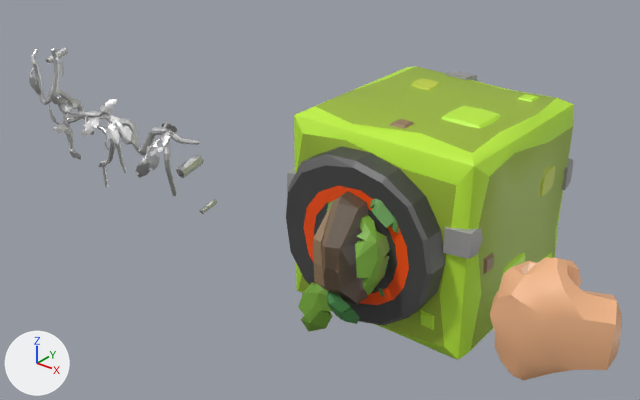
Renders of the Blender file VR/VR_SteamPunk/SP Grab Handle.blend from each side of a commit.
Rendered twice from a camera (50 mm lens) standing at (4.99, -7.73, 2.85) and looking at (-0.07, -1.41, -1.07). The axes (+X, +Y, +Z) are drawn at lower left. The lights are the same throughout. The picture after the commit comes second.

The scene before the commit, as lines of its bpy script (objects in view):
```python
me_cube_084 = bpy.data.meshes.new('Cube.084')
me_cube_084.from_pydata(...)  # 95 vertices, 82 faces; spans x 0.0..1.93, y -1.93..0.07, z -0.14..0.12
me_cube_084.polygons.foreach_set('use_smooth', [True] * 82)
me_cube_084.materials.append(mat_material_003)  # picture img_tex_coloratlas_01_001
me_cylinder_004 = bpy.data.meshes.new('Cylinder.004')
me_cylinder_004.from_pydata(...)  # 80 vertices, 97 faces; spans x -0.8..0.81, y -0.32..0.0, z -0.81..0.81
me_cylinder_004.materials.append(mat_material_003)  # picture img_tex_coloratlas_01_001
me_ea01_env_fence_rock_01f_017 = bpy.data.meshes.new('EA01_Env_Fence_Rock_01f.017')
me_ea01_env_fence_rock_01f_017.from_pydata(...)  # 1292 vertices, 2019 faces; spans x -0.94..1.34, y -0.35..0.35, z 0.02..1.57
me_ea01_env_fence_rock_01f_017.materials.append(mat_meadow_material_003)  # its picture is missing
ob_ea01_env_fence_wood_leafs_03b = bpy.data.objects.new('EA01_Env_Fence_Wood_Leafs_03b', me_ea01_env_fence_rock_01f_017)
ob_ea01_env_fence_wood_leafs_03b.location = (-2.384, -2.145, -1.398)
ob_ea_rotatingbase_01a = bpy.data.objects.new('EA_RotatingBase_01a', me_cylinder_004)
ob_ea_rotatingbase_01a.location = (0.913, -1.874, -0.931)
_m = ob_ea_rotatingbase_01a.modifiers.new('Decimate', 'DECIMATE')
ob_mesh_cube_green_01a_018 = bpy.data.objects.new('Mesh_Cube_Green_01a.018', me_cube_084)
ob_mesh_cube_green_01a_018.location = (0.0, 0.0, 0.0)
ob_mesh_cube_green_01a_018.scale = (0.976, 0.976, 0.976)
# also in view: 'EA_Hand' at (2.9, -2.35, -0.83); 'EA_GrabHandle_01a' at (0.88, -2.32, -1.14); 'Mesh_Cube_Green_01a.017' at (1.87, -0.91, -0.94); 'Mesh_Cube_Green_01a.014' at (0.97, -1.87, -0.94)
```
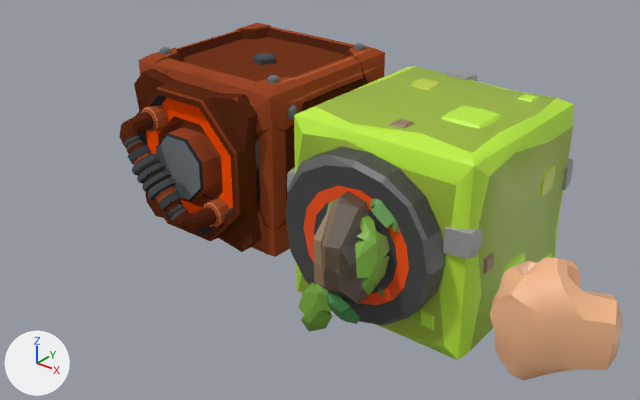
Location of each change, [x1, y1, x2, y2] in pixels of the pictures (640 x 400 px):
```json
{"object": "EA_SP_MainCube_Cute.001", "change": "added", "after": [139, 23, 385, 257], "on screen": "brown"}
{"object": "EA_SP_Mesh_Button_Base.004", "change": "added", "after": [134, 69, 262, 252], "on screen": "brown"}
{"object": "EA01_Env_Fence_Wood_Leafs_03b", "change": "deleted", "before": [29, 48, 217, 214]}
{"object": "EA_SP_Mesh_Button_Base.009", "change": "added", "after": [119, 105, 230, 232]}
```

Edits to the scene script, one JSON object a line:
```json
{"op": "add", "block": "img_tex_coloratlas_01_002", "code": ["img_tex_coloratlas_01_002 = load_image('tex_ColorAtlas_01.002', '_unpacked/tex_ColorAtlas_01.002', 128, 128, 'sRGB')"]}
{"op": "add", "block": "mat_material_008", "code": ["mat_material_008 = diffuse_material('Material.008')", "mat_material_008.texture = img_tex_coloratlas_01_002", "mat_material_008.roughness = 0.5"]}
{"op": "add", "block": "me_cube_055", "code": ["me_cube_055 = bpy.data.meshes.new('Cube.055')", "me_cube_055.from_pydata(...)  # 1193 vertices, 1202 faces; spans x -1.03..1.03, y -1.03..1.02, z -1.02..0.52", "me_cube_055.polygons.foreach_set('use_smooth', [True] * 1202)", "me_cube_055.materials.append(mat_material_008)  # picture img_tex_coloratlas_01_002"]}
{"op": "add", "block": "me_cube_049", "code": ["me_cube_049 = bpy.data.meshes.new('Cube.049')", "me_cube_049.from_pydata(...)  # 108 vertices, 95 faces; spans x -0.83..0.81, y -0.72..-0.34, z -0.87..0.81", "me_cube_049.materials.append(mat_material_008)  # picture img_tex_coloratlas_01_002"]}
{"op": "add", "block": "me_cube_056", "code": ["me_cube_056 = bpy.data.meshes.new('Cube.056')", "me_cube_056.from_pydata(...)  # 476 vertices, 448 faces; spans x -0.552..0.548, y -1.195..-0.334, z -0.551..0.537", "me_cube_056.materials.append(mat_material_008)  # picture img_tex_coloratlas_01_002"]}
{"op": "remove", "block": "ob_ea01_env_fence_wood_leafs_03b", "code": ["ob_ea01_env_fence_wood_leafs_03b = bpy.data.objects.new('EA01_Env_Fence_Wood_Leafs_03b', me_ea01_env_fence_rock_01f_017)", "ob_ea01_env_fence_wood_leafs_03b.location = (-2.384, -2.145, -1.398)"]}
{"op": "add", "block": "ob_ea_sp_maincube_cute_001", "code": ["ob_ea_sp_maincube_cute_001 = bpy.data.objects.new('EA_SP_MainCube_Cute.001', me_cube_055)", "ob_ea_sp_maincube_cute_001.location = (-1.318, -0.824, -0.494)", "ob_ea_sp_maincube_cute_001.scale = (1.0, 1.0, 1.27)"]}
{"op": "add", "block": "ob_ea_sp_mesh_button_base_004", "code": ["ob_ea_sp_mesh_button_base_004 = bpy.data.objects.new('EA_SP_Mesh_Button_Base.004', me_cube_049)", "ob_ea_sp_mesh_button_base_004.location = (-1.32, -1.434, -0.778)"]}
{"op": "add", "block": "ob_ea_sp_mesh_button_base_009", "code": ["ob_ea_sp_mesh_button_base_009 = bpy.data.objects.new('EA_SP_Mesh_Button_Base.009', me_cube_056)", "ob_ea_sp_mesh_button_base_009.location = (-1.317, -1.434, -0.789)"]}
```
